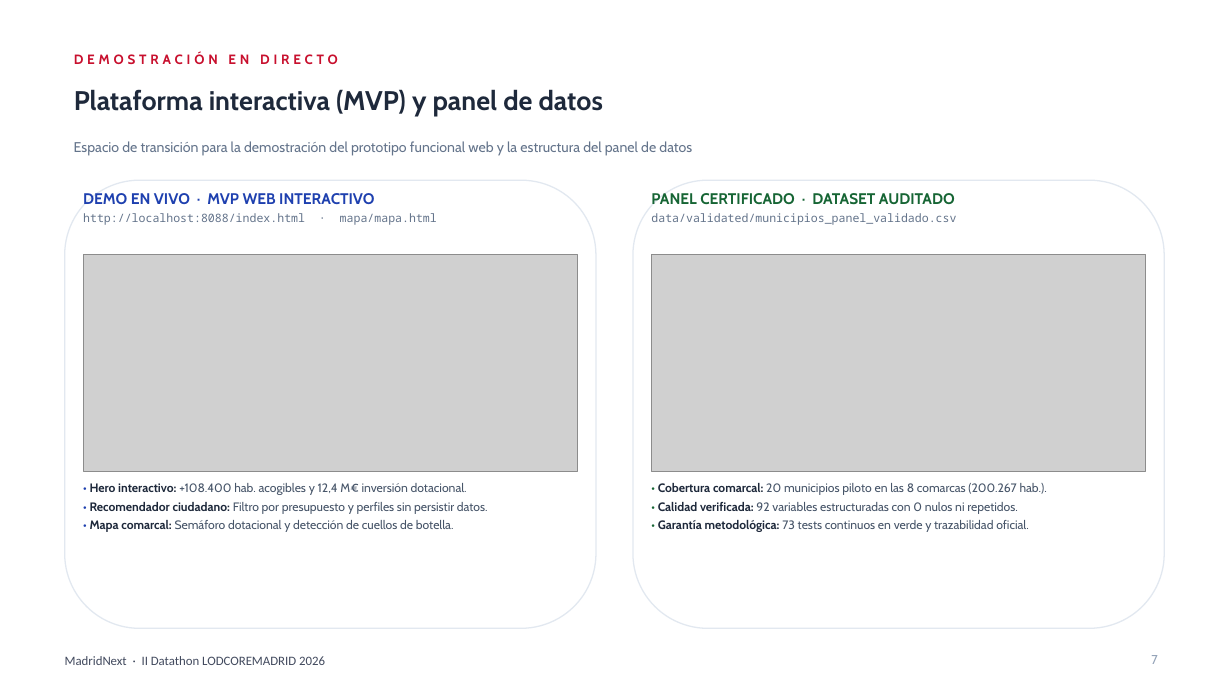
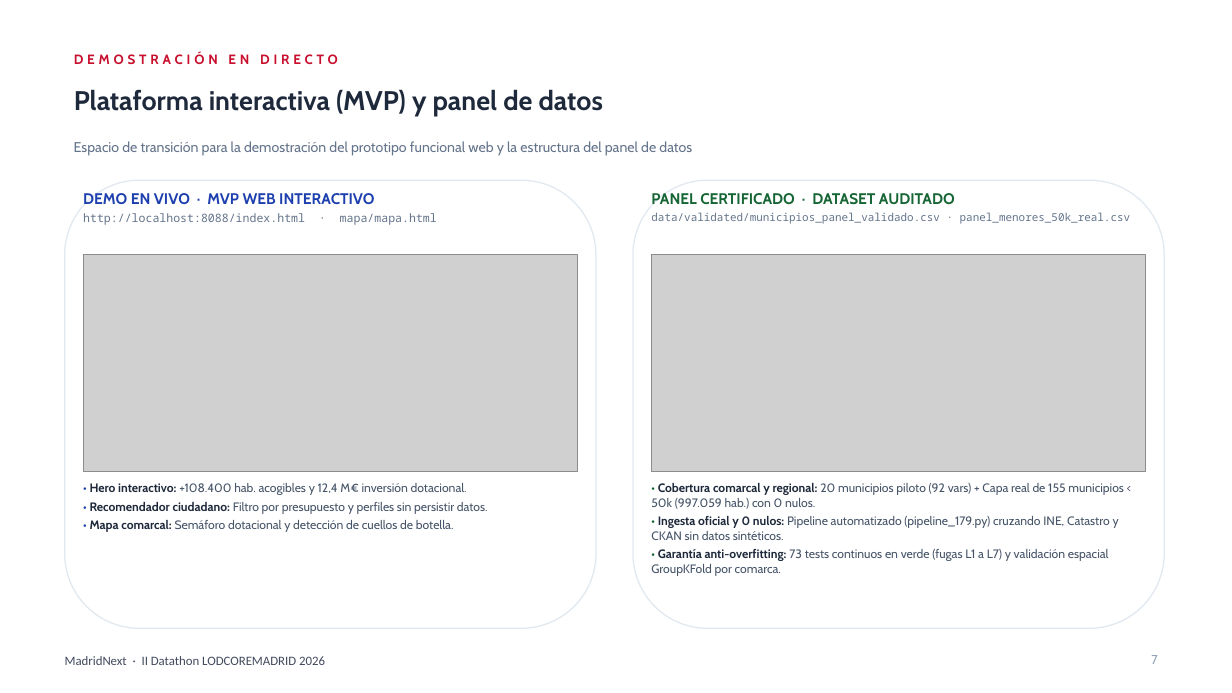
Before and after one commit to AlejandroCuntin/DatathonLodCoreMadrid, a slide deck: slide 7 of presentacion_datathon_oficial.pptx. Drawn at 1232x693 pixels with LibreOffice and Linux fonts; fonts in the diff are those of the drawing; grey boxes stand for pictures. Boxes give left, top, right and bottom in pixels: in the first picture for what was removed or moved away, otherwise in the second. Text is boxed around its words. In the diff, an @@ line names an element or a change of style, - is before the commit and + after.

Commit message:
docs(presentacion): destaca backtesting historico, control de overfitting y cobertura 155/179 municipios

```diff
--- a/presentacion_datathon_oficial.pptx
+++ b/presentacion_datathon_oficial.pptx
@@ text at (651, 212, 1131, 224): text changed; size 9 to 8.5 pt @@
-data/validated/municipios_panel_validado.csv
+data/validated/municipios_panel_validado.csv · panel_menores_50k_real.csv
@@ text at (651, 483, 1124, 576): text changed @@
-• Cobertura comarcal: 20 municipios piloto en las 8 comarcas (200.267 hab.).
-• Calidad verificada: 92 variables estructuradas con 0 nulos ni repetidos.
-• Garantía metodológica: 73 tests continuos en verde y trazabilidad oficial.
+• Cobertura comarcal y regional: 20 municipios piloto (92 vars) + Capa real de 155 municipios < 50k (997.059 hab.) con 0 nulos.
+• Ingesta oficial y 0 nulos: Pipeline automatizado (pipeline_179.py) cruzando INE, Catastro y CKAN sin datos sintéticos.
+• Garantía anti-overfitting: 73 tests continuos en verde (fugas L1 a L7) y validación espacial GroupKFold por comarca.
```
Also in this commit, not shown: 5 other slides changed, 1 other file.
